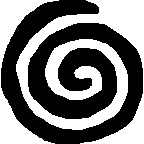
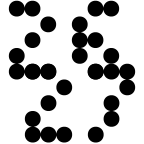
Layers edited between the first and the second 144×144 image:
added layer "26 27" above "Color Fill 1" over <box>8,0,136,143</box>
hid "Color Fill 1", painted on it over <box>1,0,143,144</box>
